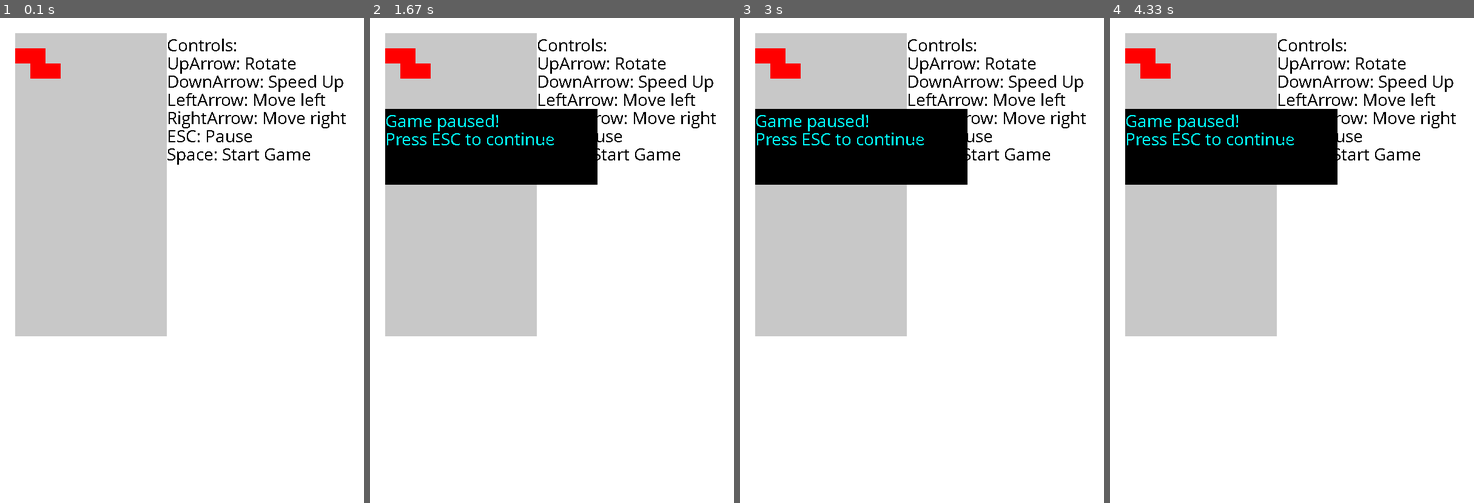
Above: before the commit, frames 1-4 (left to right).
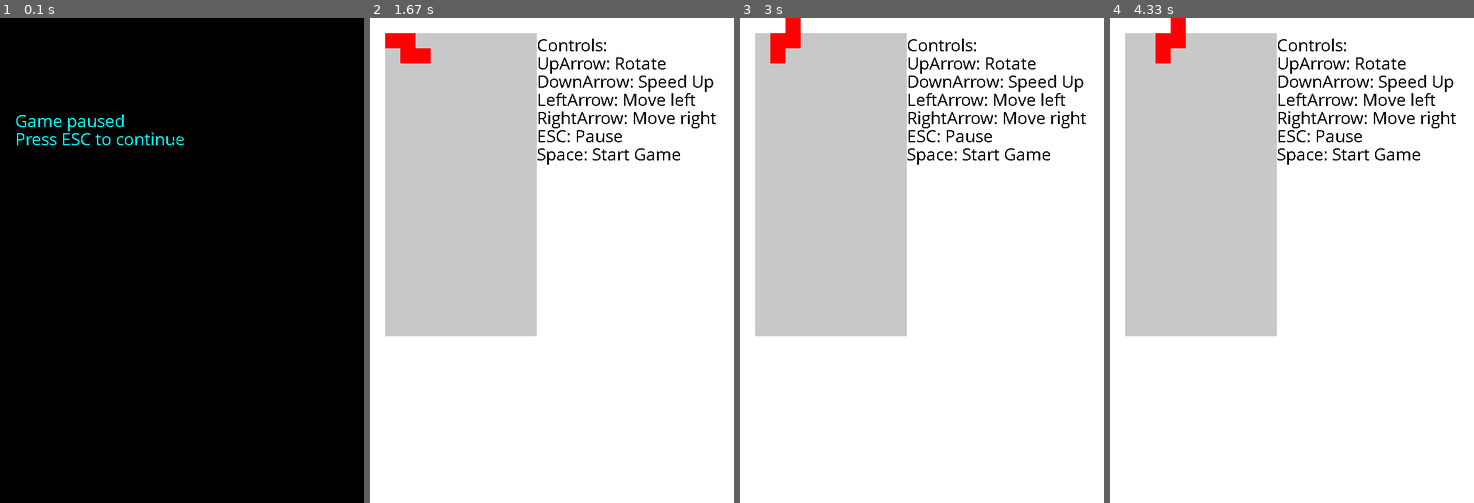
Above: after the commit, the same moments.

Repository: Dejvoid/tetris-py
Game: pygame game, started from tetris-pyGame/tetris_pyGame.py
The game is run twice, just before and just after one commit, with the same random seed, the same clock (stepped at 60 frames per second) and the same inputs.
Inputs:
- Up to frame 1 (0.1 s): no input
- Up to frame 2 (1.67 s): tap Esc at 0.33 s
- Up to frame 3 (3 s): hold Up 2.23-2.7 s; hold Right from 2.73 s (still down)
- Up to frame 4 (4.33 s): release Right at 3.37 s

The runs differ from the first frame. In frame 1, 98% of the frame differs, in the area x 0-100%, y 0-100%; in frame 2, 9.5%; in frame 3, 9.5%; in frame 4, 9.8%.

Commit message:
added "menu"

Diff:
--- a/tetris-pyGame/tetris_pyGame.py
+++ b/tetris-pyGame/tetris_pyGame.py
@@ -20,6 +20,8 @@
     global groundWidth
     global brickType
     global rotStatus
+    global menuString
+    global paused
     wasCollision = False
     for s in brick:
         if s.index[1]+1 == groundHeight or ground[s.index[1]+1][s.index[0]]!= None:
@@ -71,8 +73,10 @@
             lost = True
     if lost:
         print("you lost")
-        messagebox.showwarning("You lost!", "You lost! \nPress start to play again")
-        b["state"] = "normal"
+        menuString = "You lost!"
+        paused = True
+        ground = [[None]*groundWidth for i in range(groundHeight)]
+
         return
 
 # Create methods - generating individual bricks
@@ -342,7 +346,7 @@
 nextBrick = random.randint(1,7) # Type of next brick
 rotStatus = 0 # Status of rotation (used in rotation methods)
 squareSize = 25
-paused = False
+paused = True
 
 brick = generate(brickType)
 pygame.font.init()
@@ -352,6 +356,7 @@
 
 running = True
 counter = 0 # counter used in speed calculations
+menuString = "Game paused"
 while running:
     for event in pygame.event.get():
         if event.type == pygame.QUIT:
@@ -379,7 +384,7 @@
 
     if paused: # Shows the game is paused
         pygame.draw.rect(screen,(0,0,0), (squareSize,squareSize+groundHeight*squareSize//4,groundWidth*squareSize+100,groundHeight*squareSize//4))
-        textsurface = myfont.render('Game paused!', False, (0, 255, 255))
+        textsurface = myfont.render(menuString, False, (0, 255, 255))
         screen.blit(textsurface,(squareSize,squareSize+groundHeight*squareSize//4))
         textsurface2 = myfont.render('Press ESC to continue', False, (0, 255, 255))
         screen.blit(textsurface2,(squareSize,squareSize+groundHeight*squareSize//4+30))
